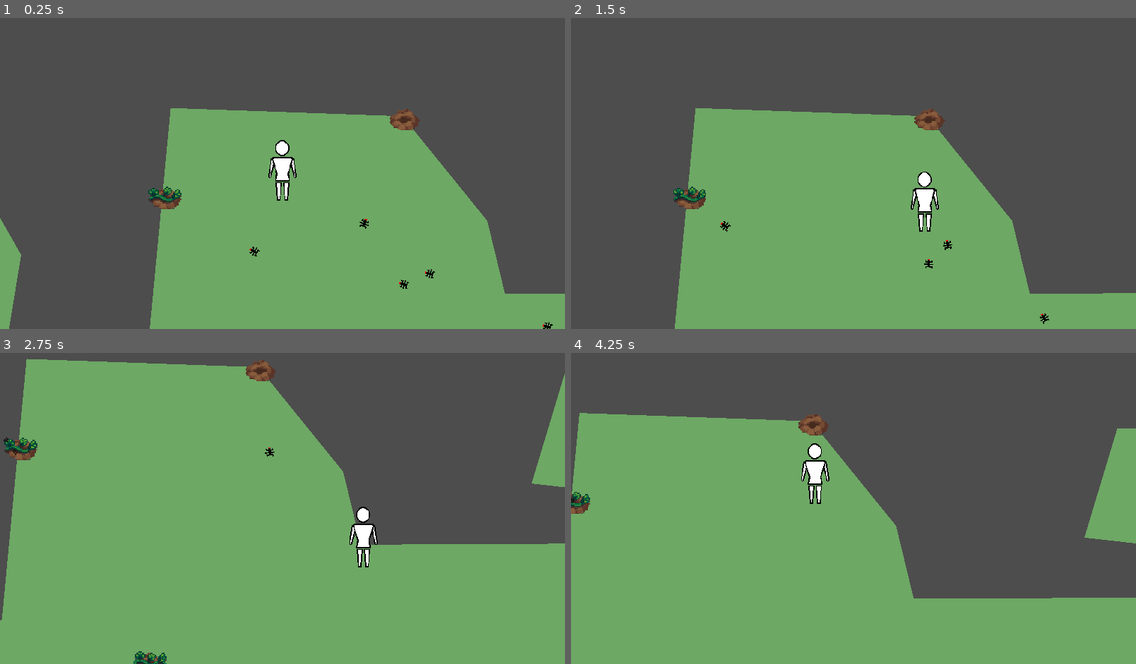
Above: before the commit, frames 1-4 (two rows, left to right).
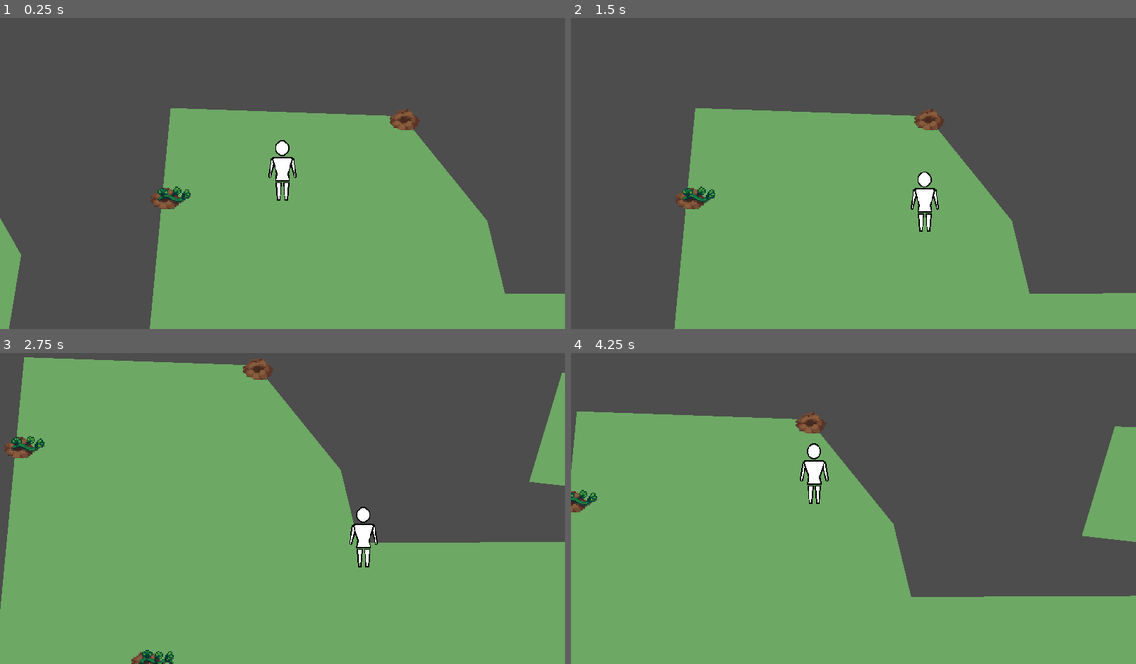
Above: after the commit, the same moments.

Repository: Moizer02/harvest_game_jam
Game: Godot game, scene res://plants_vs_bugs_test.tscn
Same seed, same stepped clock (60 frames per second), same inputs: the game is played once before the commit and once after it. This scene is started directly instead of the project's main scene.
Inputs (mouse positions are in pixels of both pictures, inside the frame that each line leads up to):
- Up to frame 1 (0.25 s): no input
- Up to frame 2 (1.5 s): tap Enter at 0.5 s; move the mouse to (977, 154) at 0.52 s; hold D (movement_right) 0.53-1.28 s; click (977, 154) at 0.67 s; move the mouse to (740, 185) at 1.27 s; hold S (movement_down) from 1.28 s (still down)
- Up to frame 3 (2.75 s): move the mouse to (339, 436) at 2.02 s; release S (movement_down) at 2.03 s; hold D (movement_right) from 2.03 s (still down)
- Up to frame 4 (4.25 s): move the mouse to (825, 567) at 2.77 s; release D (movement_right) at 2.78 s; hold W (movement_up) 2.78-3.53 s; click (825, 567) at 2.92 s; move the mouse to (1023, 552) at 3.52 s; hold A (movement_left) from 3.53 s (still down)

The runs differ from the first frame. In frame 1, 0.4% of the frame differs, in the area x 26-98%, y 54-100%; in frame 2, 0.4%; in frame 3, 1.9%, in the area x 0-100%, y 1-100%; in frame 4, 1.5%.

Commit message:
Improved bug stomping, began bug nest, found some sound effects.  - Bugs release a particle effect on death.  - Player can collide with bugs & plants.  - Found some sounds for bugs & plants.

Diff:
--- a/plants_vs_bugs_test.tscn
+++ b/plants_vs_bugs_test.tscn
@@ -1,8 +1,9 @@
-[gd_scene load_steps=6 format=3 uid="uid://cu2petadfpyqi"]
+[gd_scene load_steps=7 format=3 uid="uid://cu2petadfpyqi"]
 
 [ext_resource type="PackedScene" uid="uid://cls1afm7ycghd" path="res://src/bug.tscn" id="1_4nbmk"]
 [ext_resource type="PackedScene" uid="uid://h6jvspaio76m" path="res://src/plant.tscn" id="2_ejuhw"]
 [ext_resource type="PackedScene" uid="uid://csw6wc8p75aei" path="res://src/Player/player.tscn" id="2_g78at"]
+[ext_resource type="PackedScene" uid="uid://dtt2w6w15fuk5" path="res://src/bug_nest.tscn" id="3_jhyrh"]
 [ext_resource type="PackedScene" uid="uid://bm1iq6s5wjach" path="res://src/UI/PauseMenu.tscn" id="4_bxovd"]
 
 [sub_resource type="NavigationPolygon" id="NavigationPolygon_wxl7w"]
@@ -22,22 +23,22 @@
 [node name="bugs" type="Node2D" parent="."]
 
 [node name="Bug" parent="bugs" instance=ExtResource("1_4nbmk")]
-position = Vector2(189, 352)
+position = Vector2(162, 463)
 
 [node name="Bug2" parent="bugs" instance=ExtResource("1_4nbmk")]
-position = Vector2(610, 178)
+position = Vector2(124, 375)
 
 [node name="Bug3" parent="bugs" instance=ExtResource("1_4nbmk")]
-position = Vector2(554, 136)
+position = Vector2(170, 404)
 
 [node name="Bug4" parent="bugs" instance=ExtResource("1_4nbmk")]
-position = Vector2(588, 187)
+position = Vector2(83, 445)
 
 [node name="Bug5" parent="bugs" instance=ExtResource("1_4nbmk")]
-position = Vector2(466, 161)
+position = Vector2(97, 402)
 
 [node name="Bug6" parent="bugs" instance=ExtResource("1_4nbmk")]
-position = Vector2(710, 223)
+position = Vector2(191, 463)
 
 [node name="plants" type="Node2D" parent="."]
 
@@ -52,6 +53,9 @@
 position = Vector2(494, 299)
 stage = 2
 
+[node name="BugNest" parent="." instance=ExtResource("3_jhyrh")]
+position = Vector2(131, 441)
+
 [node name="Player" parent="." instance=ExtResource("2_g78at")]
 position = Vector2(485, 90)
 
--- a/src/Player/player.tscn
+++ b/src/Player/player.tscn
@@ -9,7 +9,7 @@
 
 [node name="Player" type="CharacterBody2D"]
 scale = Vector2(0.523634, 0.523634)
-collision_mask = 12
+collision_mask = 14
 script = ExtResource("1_l4opt")
 
 [node name="CollisionShape2D" type="CollisionShape2D" parent="."]
--- a/src/bug.gd
+++ b/src/bug.gd
@@ -83,12 +83,11 @@
 	interval = 0
 	SetDestination(position)
 	ClearTarget()
-	$CollisionShape2D.disabled = false
+	$CollisionShape2D.disabled = true
 	# @TODO: play killed sound effect
-	# @TODO: release particles
 	$SplatFX.emitting = true
 
-	await get_tree().create_timer(2, false)
+	await get_tree().create_timer(2, false).timeout
 	queue_free()
 
 
--- a/src/bug.tscn
+++ b/src/bug.tscn
@@ -10,6 +10,7 @@
 
 [node name="Bug" type="CharacterBody2D"]
 collision_layer = 4
+collision_mask = 3
 script = ExtResource("1_6cvqa")
 
 [node name="Sprite2D" type="Sprite2D" parent="."]
@@ -23,13 +24,17 @@
 [node name="SplatFX" type="CPUParticles2D" parent="."]
 emitting = false
 one_shot = true
+speed_scale = 2.0
 explosiveness = 1.0
+local_coords = true
 texture = ExtResource("3_vafjb")
-direction = Vector2(0, -1)
+direction = Vector2(-1, 0)
 spread = 90.0
-gravity = Vector2(0, 0)
-initial_velocity_min = 20.0
-initial_velocity_max = 35.0
+gravity = Vector2(30, 0)
+initial_velocity_min = 30.0
+initial_velocity_max = 45.0
+linear_accel_min = -35.0
+linear_accel_max = -35.0
 scale_amount_min = 0.3
 scale_amount_max = 0.3
 color = Color(0, 0, 0, 0.607843)
--- /dev/null
+++ b/src/bug_nest.tscn
@@ -0,0 +1,26 @@
+[gd_scene load_steps=3 format=3 uid="uid://dtt2w6w15fuk5"]
+
+[ext_resource type="Texture2D" uid="uid://bna11bvvh857b" path="res://art/crops-v2/bugnest.png" id="1_hvtyg"]
+[ext_resource type="Texture2D" uid="uid://dp8ytdxv51i1e" path="res://art/Bug2.png" id="2_k2dwc"]
+
+[node name="BugNest" type="Node2D"]
+
+[node name="Shell" type="Sprite2D" parent="."]
+texture = ExtResource("1_hvtyg")
+
+[node name="infectedFX" type="CPUParticles2D" parent="."]
+amount = 2
+local_coords = true
+texture = ExtResource("2_k2dwc")
+direction = Vector2(0, -1)
+spread = 80.0
+gravity = Vector2(0, 0)
+initial_velocity_min = 15.0
+initial_velocity_max = 25.0
+orbit_velocity_min = -1.0
+orbit_velocity_max = 1.0
+angle_min = -180.0
+angle_max = 180.0
+scale_amount_min = 0.3
+scale_amount_max = 0.4
+color = Color(0.2, 0.2, 0.2, 0.698039)
--- a/src/plant.gd
+++ b/src/plant.gd
@@ -40,13 +40,6 @@
 		stateTick = 0
 		_grow()
 
-	# despawn
-	if stage == 5:
-		interval += delta
-		if interval > 5:
-			stage = 0
-			_updateSprite()
-
 
 ##		Public Functions		################################################
 # Used by bugs to latch onto this plant.
@@ -78,6 +71,9 @@
 	if stage != 4: return
 	stage = 5
 	_updateSprite()
+	await get_tree().create_timer(6, false).timeout
+	stage = 0
+	_updateSprite()
 
 # Refill the plant's
 func Water(amount:float=100.0) -> void:
--- /dev/null
+++ b/src/plant.gdshader
@@ -0,0 +1,6 @@
+shader_type canvas_item;
+
+void fragment() {
+	// Place fragment code here.
+
+}
--- a/src/plant.tscn
+++ b/src/plant.tscn
@@ -8,18 +8,24 @@
 [ext_resource type="Texture2D" uid="uid://1e6utm1332xi" path="res://art/crops-v2/pumkin2.png" id="4_5tckq"]
 [ext_resource type="Texture2D" uid="uid://gsxu25x38hua" path="res://art/crops-v2/pumkin3.png" id="5_eeqhe"]
 [ext_resource type="Texture2D" uid="uid://cmjq2pmvdt5s4" path="res://art/crops-v2/pumkin5.png" id="7_yonim"]
+[ext_resource type="Shader" path="res://src/plant.gdshader" id="8_aq1cw"]
 [ext_resource type="Texture2D" uid="uid://dvjpxdnuu5knt" path="res://art/star.png" id="9_2b5eo"]
 [ext_resource type="Texture2D" uid="uid://cx8ujmvjfytdh" path="res://art/dialog-water.png" id="10_67eho"]
 
 [sub_resource type="CapsuleShape2D" id="CapsuleShape2D_it6rj"]
-radius = 14.0
+radius = 12.0
+height = 24.0
+
+[sub_resource type="ShaderMaterial" id="ShaderMaterial_yc1y2"]
+shader = ExtResource("8_aq1cw")
 
 [sub_resource type="Curve" id="Curve_xij36"]
 _data = [Vector2(0, 0.105263), 0.0, 0.0, 0, 0, Vector2(0.824176, 1), 0.0, 0.0, 0, 0, Vector2(1, 0), -14.0491, 0.0, 0, 0]
 point_count = 3
 
 [node name="Plant" type="StaticBody2D"]
-collision_layer = 3
+collision_layer = 2
+collision_mask = 5
 input_pickable = true
 script = ExtResource("1_5ukbh")
 stage1 = ExtResource("3_tt8r1")
@@ -29,6 +35,7 @@
 stage5 = ExtResource("7_yonim")
 
 [node name="shape" type="CollisionShape2D" parent="."]
+position = Vector2(0, -3)
 shape = SubResource("CapsuleShape2D_it6rj")
 
 [node name="soil" type="Sprite2D" parent="."]
@@ -36,6 +43,8 @@
 texture = ExtResource("2_bdbel")
 
 [node name="plant" type="Sprite2D" parent="."]
+material = SubResource("ShaderMaterial_yc1y2")
+position = Vector2(8, 0)
 texture = ExtResource("3_tt8r1")
 
 [node name="infectedFX" type="CPUParticles2D" parent="."]
Binary file added: art/crops-v2/bugnest.png
Not shown, added: art/crops-v2/bugnest.png.import
Not shown, added: sfx/NatureSounds/AmbientNatureOutside.wav.import
Not shown, added: sfx/NatureSounds/Foliage01.wav.import
Not shown, added: sfx/NatureSounds/FootstepGrass04.wav.import
Not shown, added: sfx/NatureSounds/FootstepGrass07.wav.import
Not shown, added: sfx/NatureSounds/FootstepGrass08.wav.import
Not shown, added: sfx/NatureSounds/StreamAndBirds03.wav.import
Not shown, added: sfx/apple_bite.ogg.import
Not shown, added: sfx/attributions.txt
Not shown, added: sfx/crickets.mp3.import
Not shown, added: sfx/crunch.7.ogg.import
(and 11 more such lines)
